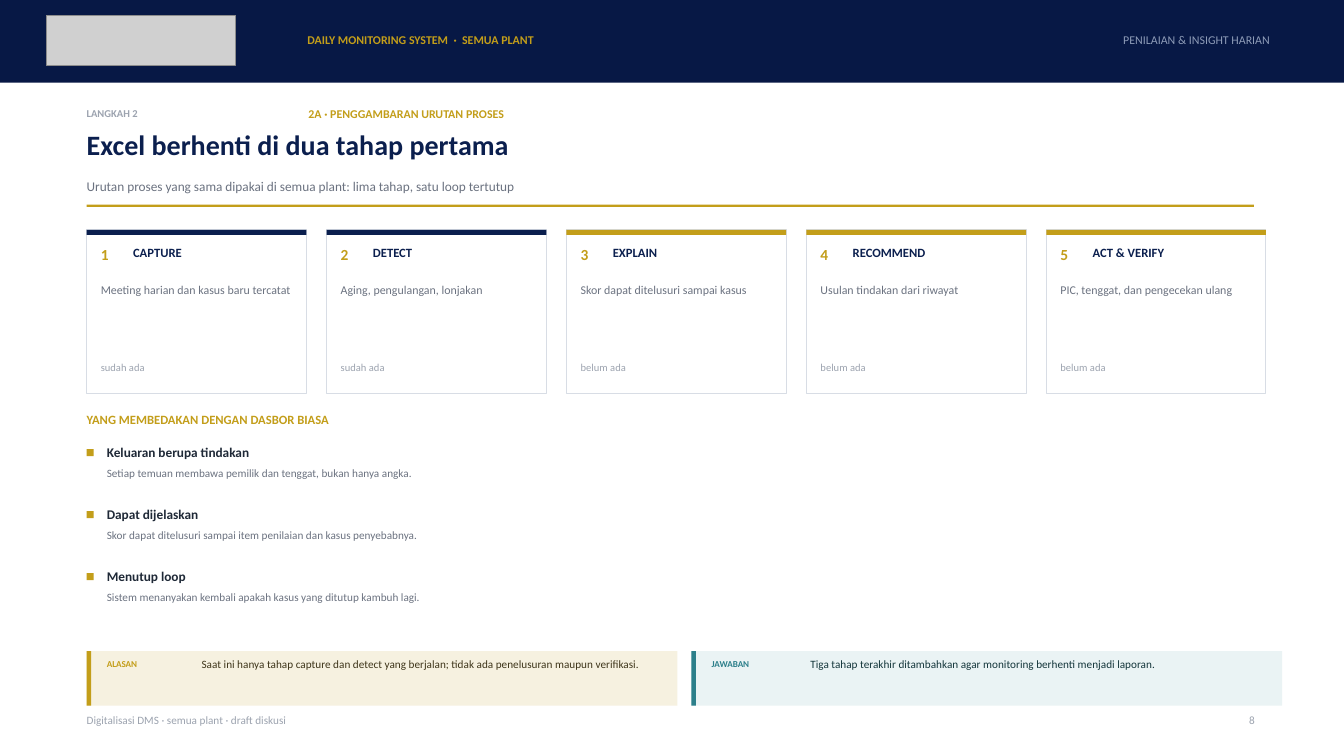
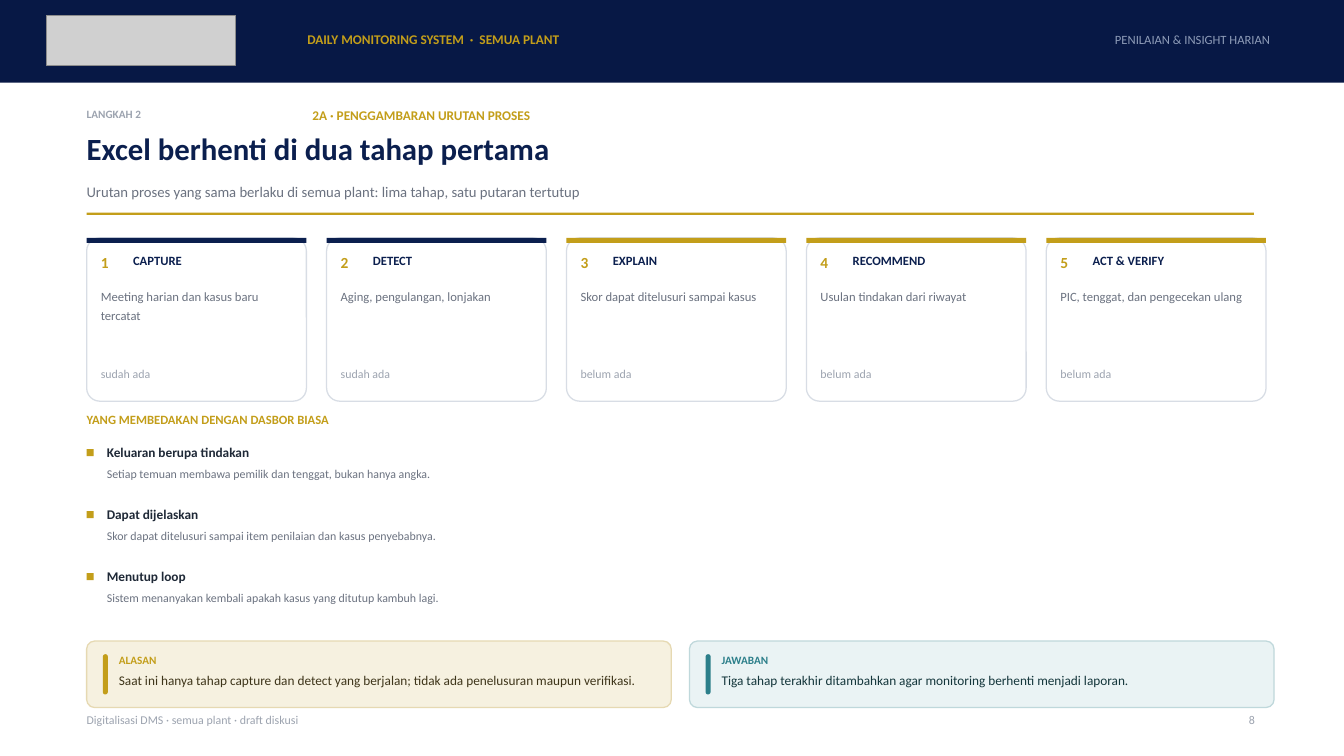
Before and after one commit to GalaxyDust/DailyMonitoringSystem_App, a slide deck: slide 8 of docs/DMS_Digitalisasi_v1.pptx. Drawn at 1344x756 pixels with LibreOffice and Linux fonts; fonts in the diff are those of the drawing; grey boxes stand for pictures; background and template pictures are left out. Boxes give left, top, right and bottom in pixels: in the first picture for what was removed or moved away, otherwise in the second. Text is boxed around its words. In the diff, an @@ line names an element or a change of style, - is before the commit and + after.

```diff
--- a/docs/DMS_Digitalisasi_v1.pptx
+++ b/docs/DMS_Digitalisasi_v1.pptx
@@ text "DAILY MONITORING SYSTEM · SEMUA ..." at [307,35,559,44]: size 8.5 to 9.5 pt @@
@@ size 8.5 to 9 pt in 6 elements at [101,292,259,320], [341,292,490,303], [581,292,756,303], [820,292,967,303], [1060,292,1242,303], [1115,36,1270,44] @@
@@ text "PENILAIAN & INSIGHT HARIAN": place and size @@
-text "PENILAIAN & INSIGHT HARIAN" at [1123,36,1269,44]
+text "PENILAIAN & INSIGHT HARIAN" at [1115,36,1270,44]
@@ text "LANGKAH 2" at [87,111,141,118]: size 7.5 to 8 pt @@
@@ text "2A · PENGGAMBARAN URUTAN PROSES" at [312,111,530,120]: size 8.5 to 9.5 pt @@
@@ text "Excel berhenti di dua tahap ..." at [87,138,550,165]: size 20 to 22 pt @@
@@ text at [87,187,580,200]: text changed; size 9.5 to 10.5 pt @@
-Urutan proses yang sama dipakai di semua plant: lima tahap, satu loop tertutup
+Urutan proses yang sama berlaku di semua plant: lima tahap, satu putaran tertutup
@@ 10 texts, 6 rectangles, 5 rounded rectangles: place and size @@
-10 texts, 6 rectangles, 5 rounded rectangles at [87,205,1266,393]
+10 texts, 6 rectangles, 5 rounded rectangles at [87,213,1266,401]
@@ rectangle to rounded rectangle; outline #D8DDE5 0.75 pt to #D8DDE5 0.9 pt in 5 elements at [87,238,307,401], [327,238,546,401], [567,238,786,401], [807,238,1026,401], [1047,238,1266,401] @@
@@ size 7.5 to 8.5 pt in 5 elements at [101,370,151,378], [341,370,390,378], [581,370,632,378], [820,370,872,378], [1060,370,1112,378] @@
@@ size 8 to 8.5 pt in 4 elements at [87,716,299,726], [107,470,431,480], [107,532,436,542], [107,594,439,604] @@
@@ rounded rectangle: place and size @@
-rounded rectangle at [87,651,678,706]
+rounded rectangle at [87,641,671,708]
@@ rounded rectangle at [87,641,671,708]: rectangle to rounded rectangle; outline none to #E6D9B2 0.9 pt @@
@@ rounded rectangle at [103,654,108,695]: rectangle to rounded rectangle @@
@@ rounded rectangle: place and size @@
-rounded rectangle at [87,651,91,706]
+rounded rectangle at [103,654,108,695]
@@ text "ALASAN": place and size @@
-text "ALASAN" at [107,661,137,667]
+text "ALASAN" at [119,656,157,664]
@@ text "ALASAN" at [119,656,157,664]: size 6.5 to 8 pt @@
@@ rounded rectangle: place and size @@
-rounded rectangle at [692,651,1282,706]
+rounded rectangle at [690,641,1274,708]
@@ rounded rectangle at [690,641,1274,708]: rectangle to rounded rectangle; outline none to #BFD8DB 0.9 pt @@
@@ rounded rectangle: place and size @@
-rounded rectangle at [692,651,696,706]
+rounded rectangle at [706,654,711,695]
@@ rounded rectangle at [706,654,711,695]: rectangle to rounded rectangle @@
@@ text "JAWABAN" at [722,656,769,664]: size 6.5 to 8 pt @@
@@ text "JAWABAN": place and size @@
-text "JAWABAN" at [712,661,750,667]
+text "JAWABAN" at [722,656,769,664]
@@ text "Saat ini hanya tahap capture ...": place and size @@
-text "Saat ini hanya tahap capture ..." at [202,660,639,670]
+text "Saat ini hanya tahap capture ..." at [119,675,635,688]
@@ text "Saat ini hanya tahap capture ..." at [119,675,635,688]: size 8 to 9.5 pt; line spacing 1.12 to 1.15 @@
@@ text "Tiga tahap terakhir ditambahkan agar ..." at [722,675,1128,688]: size 8 to 9.5 pt; line spacing 1.12 to 1.15 @@
@@ text "Tiga tahap terakhir ditambahkan agar ...": place and size @@
-text "Tiga tahap terakhir ditambahkan agar ..." at [810,660,1155,670]
+text "Tiga tahap terakhir ditambahkan agar ..." at [722,675,1128,688]
```
Also in this commit, not shown: 22 other slides changed, 2 other files.
